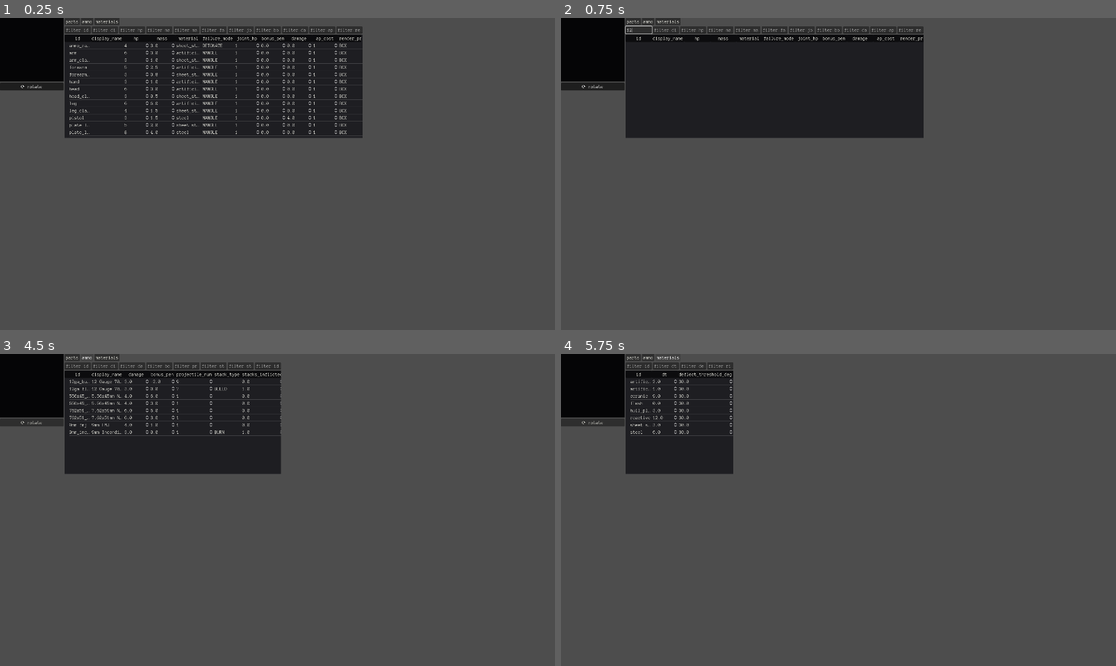
Above: before the commit, frames 1-4 (two rows, left to right).
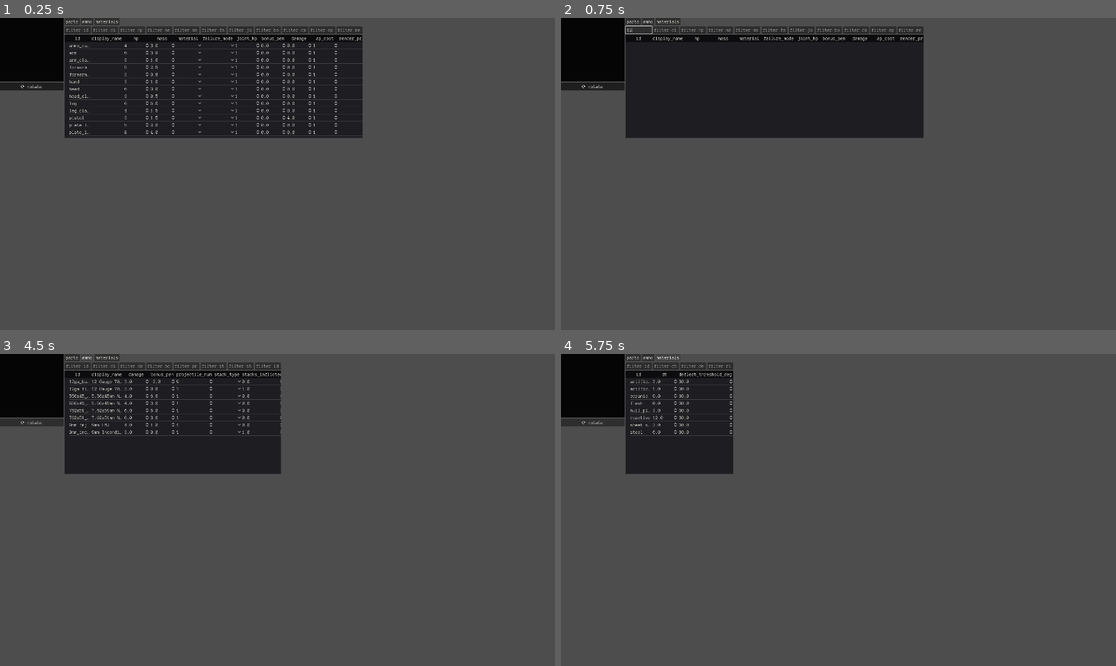
Above: after the commit, the same moments.

Repository: NotUserFriendly/HulkBreakers
Game: Godot game, scene res://src/resource_editor/resource_editor.tscn
The game is run twice, just before and just after one commit, with the same random seed, the same clock (stepped at 60 frames per second) and the same inputs. This scene is started directly instead of the project's main scene.
Inputs (mouse positions are in pixels of both pictures, inside the frame that each line leads up to):
- Up to frame 1 (0.25 s): no input
- Up to frame 2 (0.75 s): click (638, 30) at 0.52 s; type "12" at 0.6 s
- Up to frame 3 (4.5 s): click (105, 366) at 0.75 s; type "Alex" at 0.83 s; click (133, 366) at 0.98 s; type "12" at 1.07 s; click (160, 366) at 1.27 s; type "12" at 1.35 s; click (188, 366) at 1.5 s; type "12" at 1.58 s; click (210, 366) at 1.73 s; type "12" at 1.82 s; click (238, 366) at 2.02 s; type "12" at 2.1 s; click (266, 366) at 2.25 s; type "12" at 2.33 s; click (294, 366) at 2.48 s; type "12" at 2.57 s; click "⟳ rotate" at 2.75 s; click "parts" at 3.5 s; click "ammo" at 4.25 s
- Up to frame 4 (5.75 s): click "materials" at 5 s

The runs differ from the first frame. In frame 1, 0.6% of the frame differs, in the area x 31-63%, y 8-38%; in frame 2, nothing differs; in frame 3, less than 0.1%; in frame 4, nothing differs.

Commit message:
Taskblock 11 Pass C3: dropdown suggestions for vocabulary-backed cells
Every StringName-typed column (material, failure_mode, stack_type,
render_primitive) edits through a suggestion popup instead of free text
— typo-proof by construction, since the validator would reject a
mistyped one anyway. material/failure_mode/stack_type pull their real
closed vocabulary (DataLibrary's loaded materials, DataValidator's own
FAILURE_MODES/STACK_TYPES); anything else falls back to whatever
distinct values already exist in that column. display_name (plain
String, freeform prose) is untouched — still ordinary free-text editing.

Diff:
--- a/src/logic/resource_editor_columns.gd
+++ b/src/logic/resource_editor_columns.gd
@@ -72,6 +72,23 @@
 	return typeof(value) == TYPE_INT or typeof(value) == TYPE_FLOAT
 
 
+## taskblock-11 Pass C3: "offer a dropdown compiled from the other values
+## in that column." A `StringName` field is an identifier/closed-ish
+## value (`material`, `failure_mode`, `stack_type`, `render_primitive`)
+## — exactly C3's own worked examples — where a dropdown steers away from
+## typos; a plain `String` field (`display_name`) is freeform prose with
+## no meaningful "other values" to suggest, and stays a normal free-text
+## cell. `id` is excluded even though it's a StringName — never editable
+## at all (see `is_editable`), so it never gets a dropdown either.
+static func is_dropdown(type_key: StringName, column: StringName) -> bool:
+	if column == ID_COLUMN:
+		return false
+	var sample: Resource = _sample(type_key)
+	if sample == null:
+		return false
+	return typeof(sample.get(column)) == TYPE_STRING_NAME
+
+
 ## The closed vocabulary a column is backed by, if any (taskblock-11 C3:
 ## "for fields backed by a real vocabulary... pull from DataLibrary, not
 ## just the column"). Empty means "no closed vocabulary" — the caller
--- a/src/resource_editor/resource_editor.gd
+++ b/src/resource_editor/resource_editor.gd
@@ -179,6 +179,7 @@
 	table.column_title_clicked.connect(_on_column_title_clicked)
 	table.item_edited.connect(_on_item_edited)
 	table.item_selected.connect(_on_item_selected)
+	table.custom_popup_edited.connect(_on_custom_popup_edited)
 	right_column.add_child(table)
 
 
@@ -314,10 +315,72 @@
 			var is_int: bool = typeof(value) == TYPE_INT
 			item.set_range_config(i, -999999.0, 999999.0, 1.0 if is_int else 0.01)
 			item.set_range(i, float(value))
+		elif ResourceEditorColumns.is_dropdown(current_type, column):
+			# C3: a StringName field (material/failure_mode/stack_type/
+			# render_primitive, ...) edits through a suggestion popup
+			# only, never free text — steering away from a typo the
+			# validator would just reject anyway.
+			item.set_cell_mode(i, TreeItem.CELL_MODE_CUSTOM)
 		else:
 			item.set_cell_mode(i, TreeItem.CELL_MODE_STRING)
 		item.set_editable(i, true)
 	return item
+
+
+## C3: "a dropdown compiled from the other values in that column"
+## (the fallback) — "for fields backed by a real vocabulary... pull
+## from DataLibrary" (the enhancement, `ResourceEditorColumns.
+## vocabulary_for`). Returns whichever applies.
+func _dropdown_options_for(column: StringName) -> Array[String]:
+	var closed: Array[StringName] = ResourceEditorColumns.vocabulary_for(current_type, column)
+	if not closed.is_empty():
+		var options: Array[String] = []
+		for value: StringName in closed:
+			options.append(String(value))
+		return options
+	return ResourceEditorRows.distinct_values(_row_resources, column)
+
+
+## The popup's own arrow was clicked (`Tree.custom_popup_edited`) —
+## builds a fresh `PopupMenu` from `_dropdown_options_for` and shows it
+## at the cell's own custom-button rect.
+func _on_custom_popup_edited(_arrow_clicked: bool) -> void:
+	var item: TreeItem = table.get_edited()
+	var column: int = table.get_edited_column()
+	if item == null:
+		return
+	var columns: Array[StringName] = ResourceEditorColumns.columns_for(current_type)
+	if column < 0 or column >= columns.size():
+		return
+	var field: StringName = columns[column]
+
+	var menu := PopupMenu.new()
+	add_child(menu)
+	for option: String in _dropdown_options_for(field):
+		menu.add_item(option)
+	menu.id_pressed.connect(
+		func(id: int) -> void: _apply_dropdown_choice(item, column, menu.get_item_text(id))
+	)
+	menu.close_requested.connect(menu.queue_free)
+	menu.id_pressed.connect(menu.queue_free, CONNECT_DEFERRED)
+	var rect: Rect2 = table.get_custom_popup_rect()
+	menu.popup(Rect2i(rect.position, rect.size))
+
+
+## Applies a chosen dropdown value straight to the resource — split out
+## from `_apply_edit` (Tree's `get_range`/`get_text` cell readback)
+## because a `CELL_MODE_CUSTOM` cell was never actually edited through
+## Tree's own inline editor; the value comes from the popup menu instead.
+func _apply_dropdown_choice(item: TreeItem, column: int, value: String) -> void:
+	var resource: Resource = item.get_metadata(0)
+	if resource == null:
+		return
+	var columns: Array[StringName] = ResourceEditorColumns.columns_for(current_type)
+	if column < 0 or column >= columns.size():
+		return
+	var field: StringName = columns[column]
+	resource.set(field, StringName(value))
+	item.set_text(column, value)
 
 
 func _on_item_selected() -> void:
--- /dev/null
+++ b/test/unit/view/test_resource_editor_dropdown.gd
@@ -0,0 +1,114 @@
+extends GutTest
+
+## taskblock-11 Pass C3: "when editing a cell, offer a dropdown compiled
+## from the other values in that column... for fields backed by a real
+## vocabulary, pull from DataLibrary."
+
+
+func before_each() -> void:
+	DataLibrary.reset()
+	DataLibrary.load_all()
+
+
+func after_each() -> void:
+	DataLibrary.reset()
+
+
+func _item_for(scene: ResourceEditorScene, id: StringName) -> TreeItem:
+	for child: TreeItem in scene.table.get_root().get_children():
+		if (child.get_metadata(0) as Resource).get(&"id") == id:
+			return child
+	return null
+
+
+## material/failure_mode/stack_type/render_primitive are StringName
+## fields — dropdown-only cells, never plain free text.
+func test_vocabulary_columns_use_custom_cell_mode() -> void:
+	var scene := ResourceEditorScene.new()
+	add_child_autofree(scene)
+	var item: TreeItem = _item_for(scene, &"torso")
+	var material_column: int = ResourceEditorColumns.columns_for(DataLibrary.TYPE_PARTS).find(
+		&"material"
+	)
+
+	assert_eq(item.get_cell_mode(material_column), TreeItem.CELL_MODE_CUSTOM)
+
+
+## display_name is a plain String — freeform prose, stays free-text.
+func test_display_name_stays_plain_string_mode() -> void:
+	var scene := ResourceEditorScene.new()
+	add_child_autofree(scene)
+	var item: TreeItem = _item_for(scene, &"torso")
+	var name_column: int = ResourceEditorColumns.columns_for(DataLibrary.TYPE_PARTS).find(
+		&"display_name"
+	)
+
+	assert_eq(item.get_cell_mode(name_column), TreeItem.CELL_MODE_STRING)
+
+
+## "for fields backed by a real vocabulary (materials...), pull from
+## DataLibrary" — every real material id shows up, not just ones already
+## used on-screen.
+func test_material_dropdown_pulls_the_full_data_library_vocabulary() -> void:
+	var scene := ResourceEditorScene.new()
+	add_child_autofree(scene)
+
+	var options: Array[String] = scene._dropdown_options_for(&"material")
+	assert_true(
+		options.has("reactive"), "reactive has no reference-humanoid part but IS a material"
+	)
+	assert_true(options.has("steel"))
+
+
+## "...its five options" — failure_mode's dropdown is DataValidator's own
+## closed list, not whatever's merely visible in the current rows.
+func test_failure_mode_dropdown_is_the_full_closed_vocabulary() -> void:
+	var scene := ResourceEditorScene.new()
+	add_child_autofree(scene)
+
+	var options: Array[String] = scene._dropdown_options_for(&"failure_mode")
+	for mode: StringName in DataValidator.FAILURE_MODES:
+		assert_true(options.has(String(mode)), "%s must be offered" % mode)
+
+
+## "the burn/bleed set" — ammo's stack_type.
+func test_stack_type_dropdown_matches_the_ammo_vocabulary() -> void:
+	var scene := ResourceEditorScene.new()
+	add_child_autofree(scene)
+	scene.set_current_type(DataLibrary.TYPE_AMMO)
+
+	var options: Array[String] = scene._dropdown_options_for(&"stack_type")
+	assert_true(options.has("BURN"))
+	assert_true(options.has("BLEED"))
+
+
+## `mangles_into` has no closed vocabulary declared — the dropdown falls
+## back to whatever distinct values already exist in that column.
+func test_a_column_with_no_closed_vocabulary_falls_back_to_column_values() -> void:
+	var scene := ResourceEditorScene.new()
+	add_child_autofree(scene)
+
+	assert_eq(
+		ResourceEditorColumns.vocabulary_for(DataLibrary.TYPE_PARTS, &"mangles_into"),
+		[] as Array[StringName]
+	)
+	assert_eq(
+		scene._dropdown_options_for(&"mangles_into"),
+		ResourceEditorRows.distinct_values(scene._row_resources, &"mangles_into")
+	)
+
+
+## Choosing a dropdown option applies it to the resource and the cell.
+func test_choosing_a_dropdown_option_applies_it() -> void:
+	var scene := ResourceEditorScene.new()
+	add_child_autofree(scene)
+	var item: TreeItem = _item_for(scene, &"torso")
+	var material_column: int = ResourceEditorColumns.columns_for(DataLibrary.TYPE_PARTS).find(
+		&"material"
+	)
+	var resource: Part = item.get_metadata(0)
+
+	scene._apply_dropdown_choice(item, material_column, "reactive")
+
+	assert_eq(resource.material, &"reactive")
+	assert_eq(item.get_text(material_column), "reactive")
Not shown, added: test/unit/view/test_resource_editor_dropdown.gd.uid
